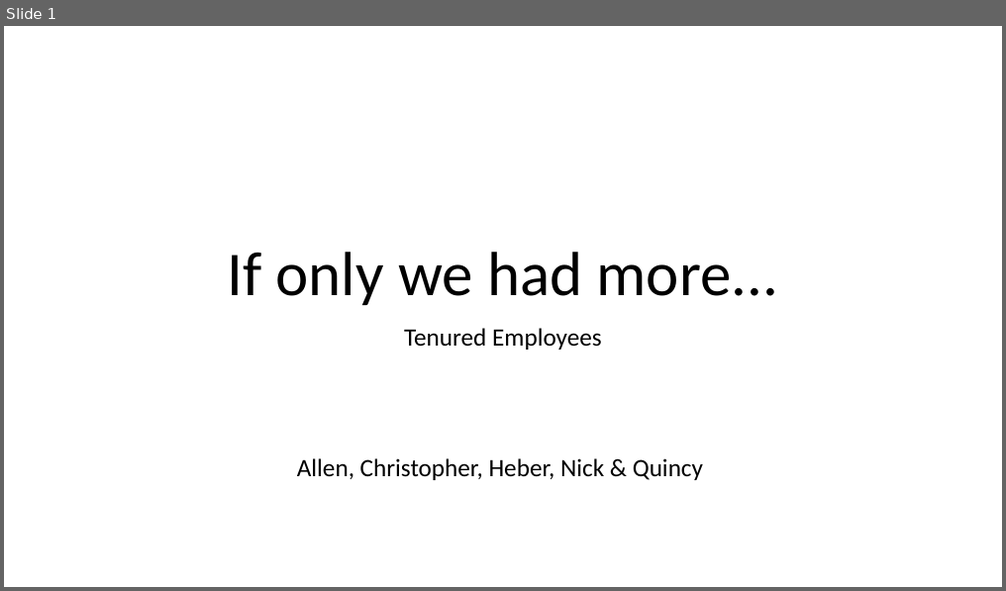
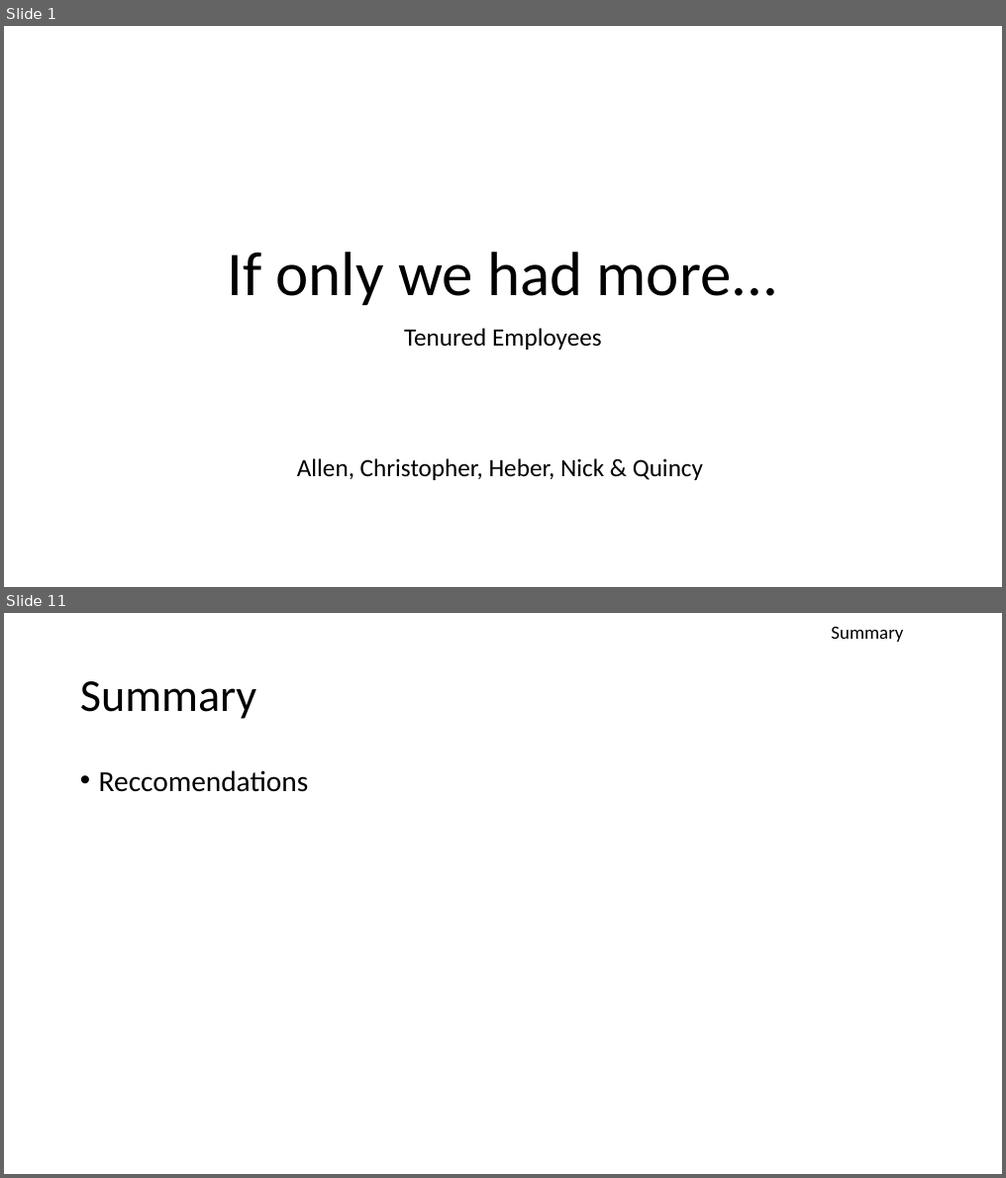
Before and after one commit to hebernielsen/DDS-CaseStudy-2, a slide deck: DDS_Case_Study_2_Presentation.pptx. Shown one above the other, each under a label of ours: slide 1 before the commit, slides 1 and 11 after it; the slides between them are not shown. The pictures are 1006x591 and 1006x1178 pixels, drawn with LibreOffice and Linux fonts; fonts in the diff are those of the drawing. Boxes give left, top, right and bottom in pixels: in the first picture for what was removed or moved away, otherwise in the second. Text is boxed around its words. In the diff, an @@ line names an element or a change of style, - is before the commit and + after.

```diff
--- a/DDS_Case_Study_2_Presentation.pptx
+++ b/DDS_Case_Study_2_Presentation.pptx
@@ slide 11 added at bbox=[4, 613, 1002, 1174], background #FFFFFF @@
@@ text added at bbox=[831, 626, 903, 642], 18 pt, text #000000 @@
+Summary
@@ title added at bbox=[80, 681, 256, 719], 44 pt, text #000000 @@
+Summary
@@ text added at bbox=[99, 770, 309, 792], 28 pt, text #000000 @@
+• Reccomendations
```
Also in this commit, not shown: 3 slides changed, 7 other slides added, 2 other files.
